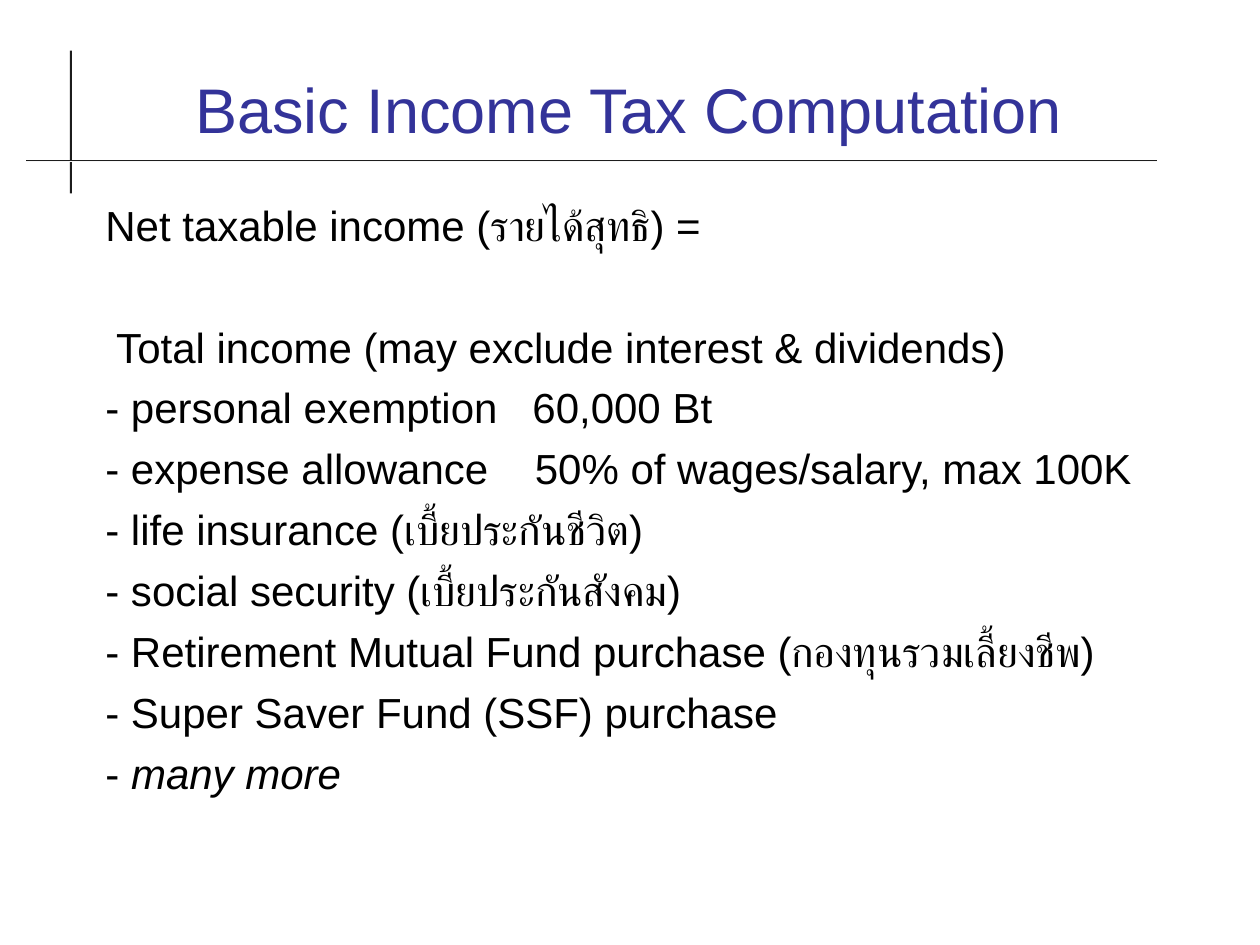
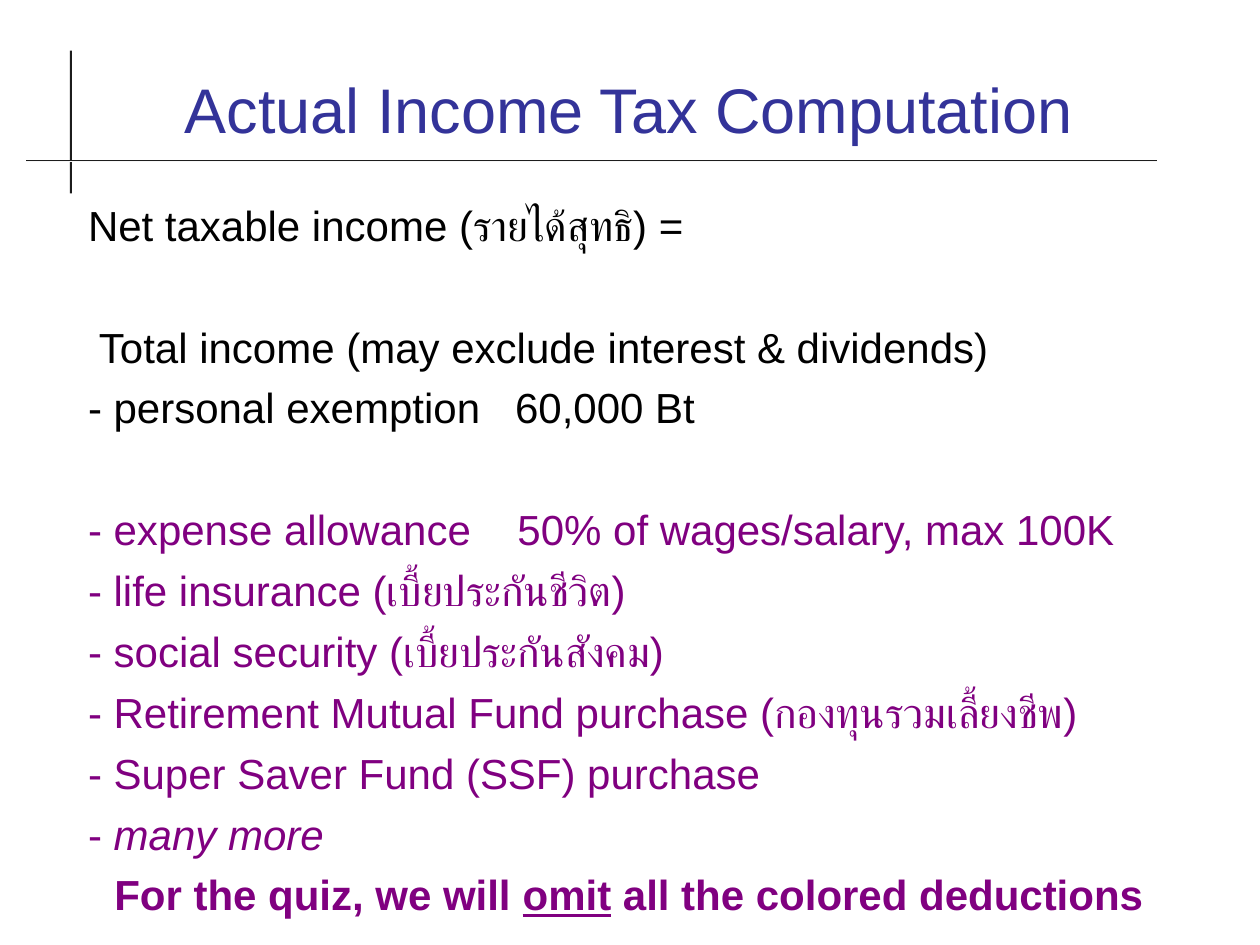
Before and after one commit to cpske/ISP, a slide deck: slide 3 of review/Week13-2022-Thai-Tax.odp. Drawn at 1260x945 pixels with LibreOffice and Linux fonts; fonts in the diff are those of the drawing. Boxes give left, top, right and bottom in pixels: in the first picture for what was removed or moved away, otherwise in the second. Text is boxed around its words. In the diff, an @@ line names an element or a change of style, - is before the commit and + after.

```diff
--- a/review/Week13-2022-Thai-Tax.odp
+++ b/review/Week13-2022-Thai-Tax.odp
@@ title at <box>185,87,1072,145</box>: text changed @@
-Basic Income Tax Computation
+Actual Income Tax Computation
@@ text "Net taxable income (รายได้สุทธิ) =": place and size @@
-text "Net taxable income (รายได้สุทธิ) =" at <box>105,207,1131,797</box>
+text "Net taxable income (รายได้สุทธิ) =" at <box>88,207,1143,919</box>
@@ text at <box>114,514,1114,858</box>: text colour #000000 to #800080 in "- expense allowance 50% of wages/salary, max ...", "- life insurance (เบี้ยประกันชีวิต)", "- social security (เบี้ยประกันสังคม)", "- Retirement Mutual Fund purchase (กองทุนรวมเลี้ยงชีพ)" and 2 more places @@
@@ text at <box>114,879,1143,919</box>: paragraph added @@
+For the quiz, we will omit all the colored deductions
```
Also in this commit, not shown: 10 other slides changed, 2 slides added, 1 slide removed, 2 other files.
